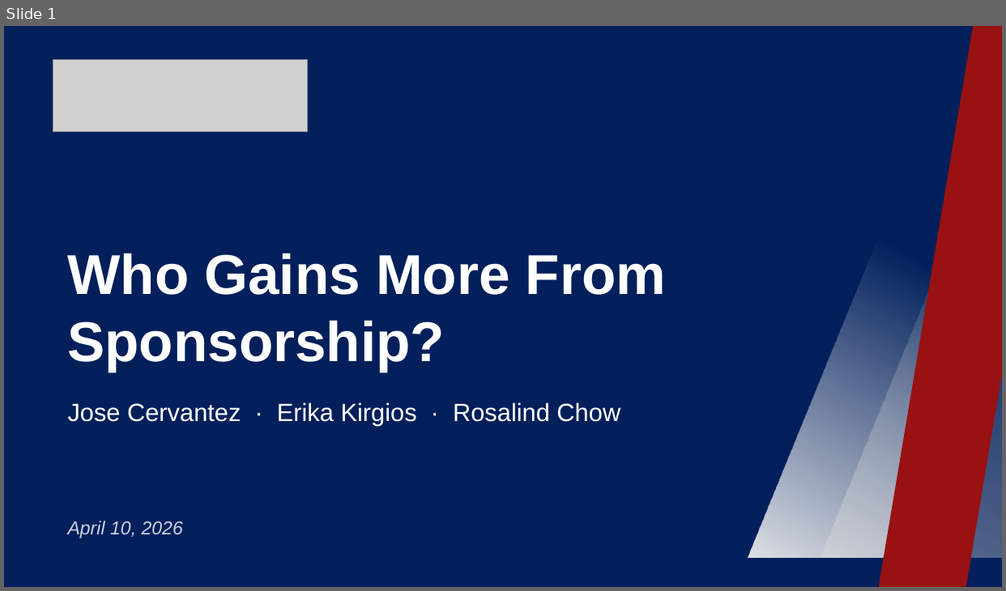
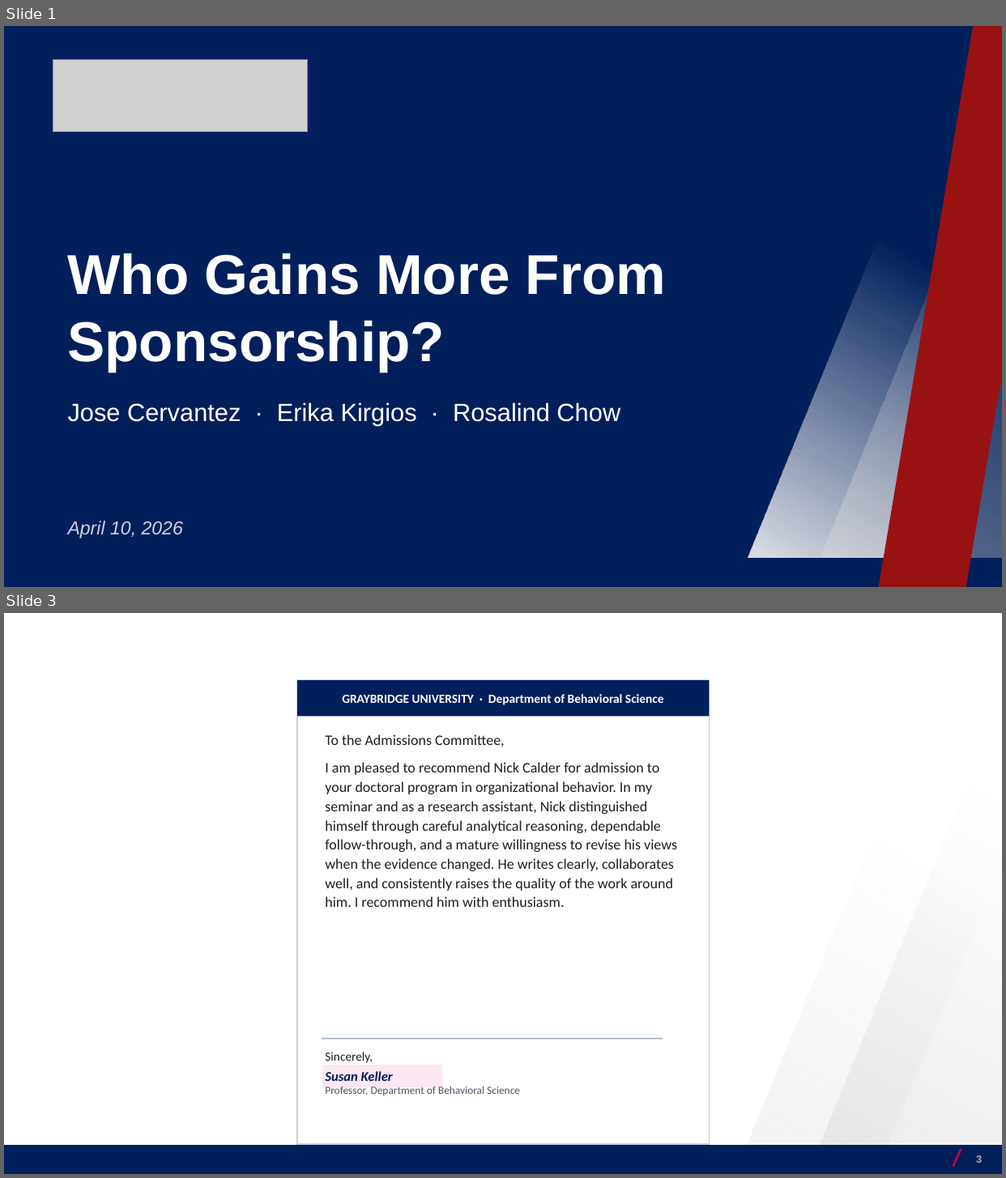
Before and after one commit to josecerv/sponsorship-network, a slide deck: docs/UChicago-0410.pptx. Shown one above the other, each under a label of ours: slide 1 before the commit, slides 1 and 3 after it; the slides between them are not shown. The pictures are 1006x591 and 1006x1178 pixels, drawn with LibreOffice and Linux fonts; fonts in the diff are those of the drawing; grey boxes stand for pictures; background and template pictures are left out. Boxes give left, top, right and bottom in pixels: in the first picture for what was removed or moved away, otherwise in the second. Text is boxed around its words. In the diff, an @@ line names an element or a change of style, - is before the commit and + after.

```diff
--- a/docs/UChicago-0410.pptx
+++ b/docs/UChicago-0410.pptx
@@ slide 3 added at [4,613,1002,1174], background #FFFFFF; not listed: 4 template elements that a slide beside it also shows @@
@@ rectangle added at [297,680,710,1144], fill #FFFFFF, outline #C7CFDD 1.25 pt @@
@@ rectangle added at [297,680,710,717], fill #011F5B, 12 pt, text #FFFFFF, bold @@
+GRAYBRIDGE UNIVERSITY · Department of Behavioral Science
@@ text added at [325,735,677,907], 14 pt, text #1F1F1F @@
+To the Admissions Committee,
+I am pleased to recommend Nick Calder for admission to your doctoral program in organizational behavior. In my seminar and as a research assistant, Nick distinguished himself through careful analytical reasoning, dependable follow-through, and a mature willingness to revise his views when the evidence changed. He writes clearly, collaborates well, and consistently raises the quality of the work around him. I recommend him with enthusiasm.
@@ rectangle added at [322,1038,663,1040], fill #9AA7BD @@
@@ rectangle added at [323,1065,443,1088], fill #FCE7F3 @@
@@ text added at [325,1052,520,1096], 10.5 pt, text #4B5563 @@
+Sincerely,
+Susan Keller
+Professor, Department of Behavioral Science
@@ page number added at [976,1156,982,1163], 10 pt, text #AFAFAF, bold @@
+3
```
Also in this commit, not shown: 9 slides changed, 7 other slides added, 2 slides removed, 7 other files.
